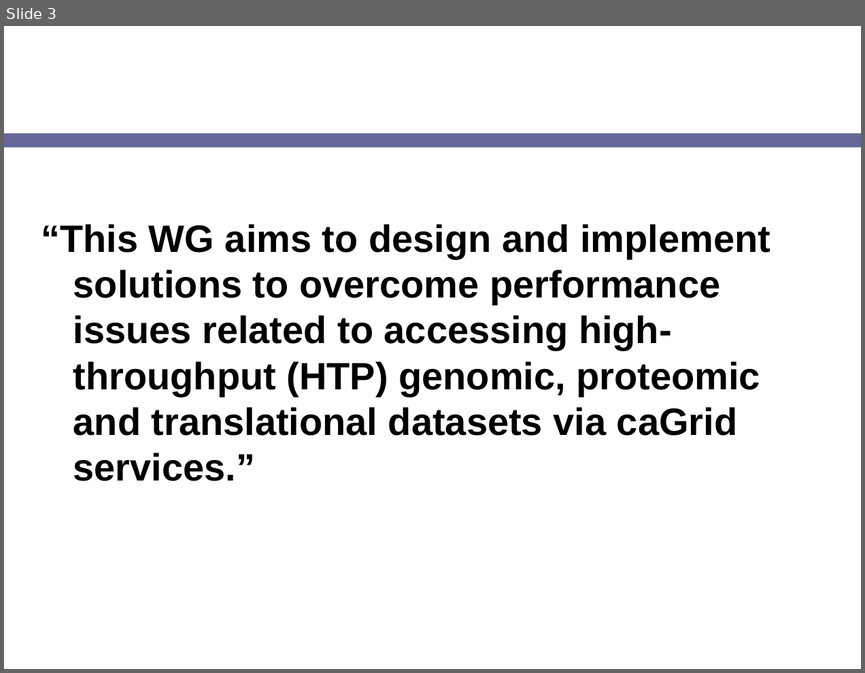
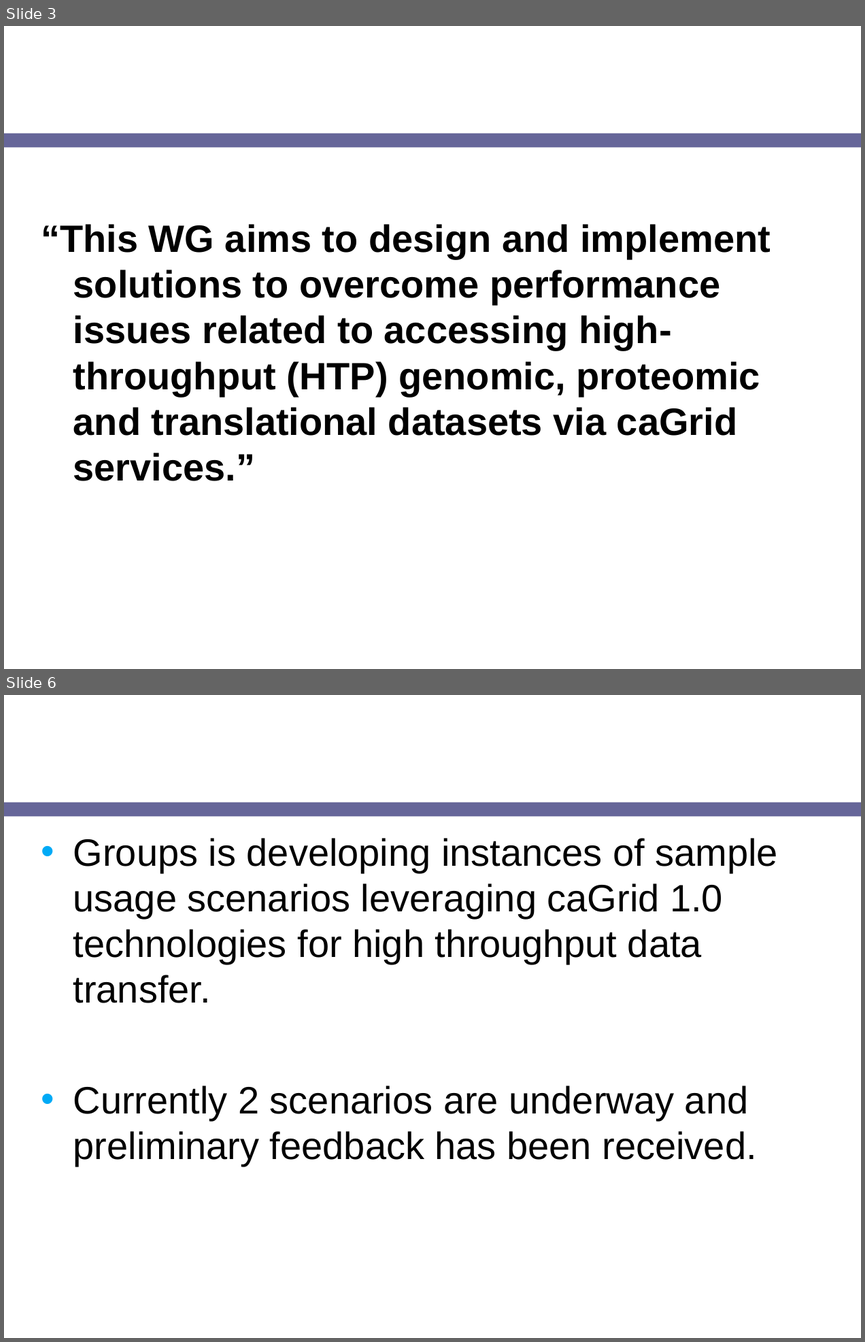
Before and after one commit to NCIP/cagrid-portal, a slide deck: cagrid-1-0/Documentation/presentations/200708_VCDE_ARCH/20070807_Day2_ICR-HTP-update.ppt. Shown one above the other, each under a label of ours: slide 3 before the commit, slides 3 and 6 after it; the slides between them are not shown. The pictures are 865x673 and 865x1342 pixels, drawn with LibreOffice and Linux fonts; fonts in the diff are those of the drawing; background and template pictures are left out. Boxes give left, top, right and bottom in pixels: in the first picture for what was removed or moved away, otherwise in the second. Text is boxed around its words. In the diff, an @@ line names an element or a change of style, - is before the commit and + after.

```diff
--- a/cagrid-1-0/Documentation/presentations/200708_VCDE_ARCH/20070807_Day2_ICR-HTP-update.ppt
+++ b/cagrid-1-0/Documentation/presentations/200708_VCDE_ARCH/20070807_Day2_ICR-HTP-update.ppt
@@ slide 6 added at (x1=4, y1=695, x2=861, y2=1338), background picture (left out); not listed: 1 template element that a slide beside it also shows @@
@@ title added at (x1=33, y1=695, x2=675, y2=795), 24 pt, text #FFFFFF, bold @@
+Evaluations
@@ text added at (x1=73, y1=838, x2=778, y2=1166), 32 pt, text #000000 @@
+• Groups is developing instances of sample usage scenarios leveraging caGrid 1.0 technologies for high throughput data transfer.
+• Currently 2 scenarios are underway and preliminary feedback has been received.
```
Also in this commit, not shown: 5 slides changed, 3 other slides added, 1 slide removed.
